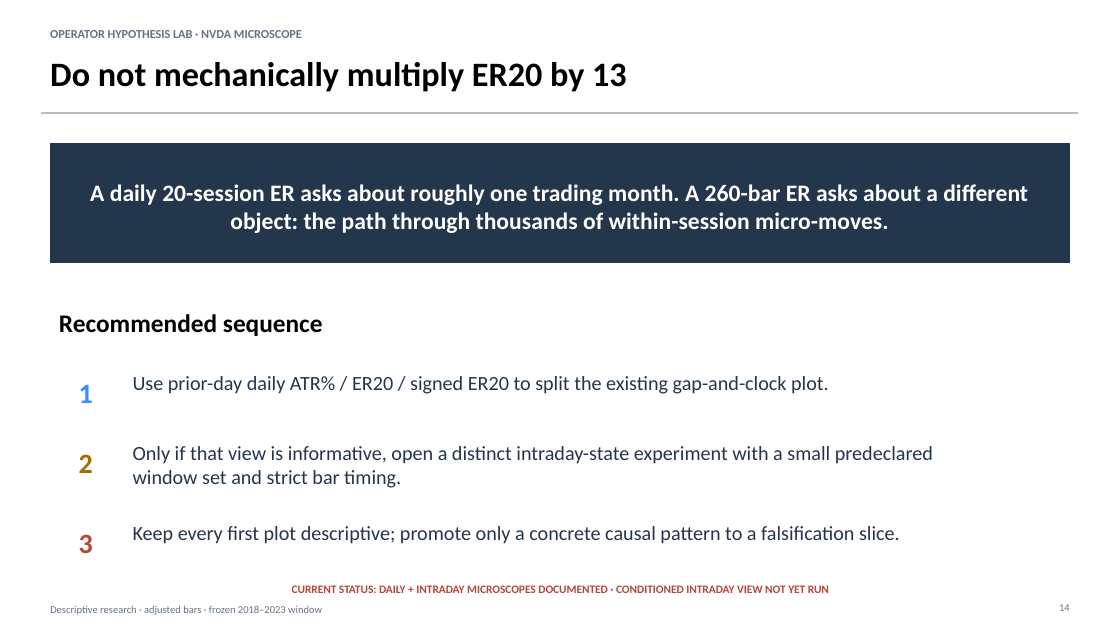
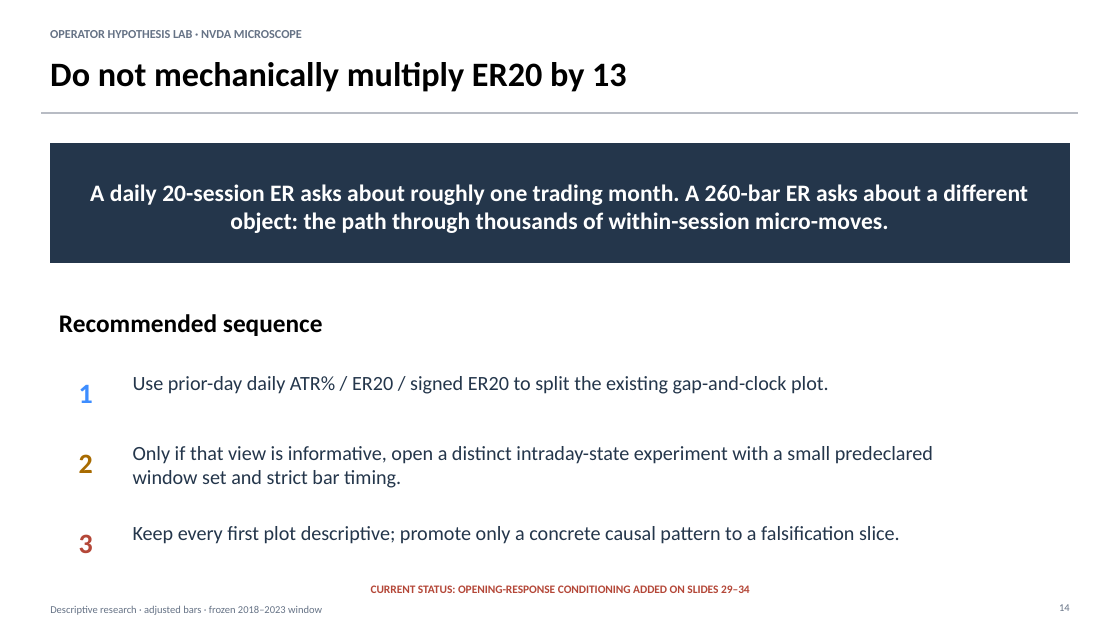
Before and after one commit to Francisc0Franc0/Time-Series-Modeling-Gen5, a slide deck: slide 14 of operator_hypothesis_lab/presentations/nvda_microscope_evidence.pptx. Drawn at 1120x630 pixels with LibreOffice and Linux fonts; fonts in the diff are those of the drawing. Boxes give left, top, right and bottom in pixels: in the first picture for what was removed or moved away, otherwise in the second. Text is boxed around its words. In the diff, an @@ line names an element or a change of style, - is before the commit and + after.

Commit message:
Probe NVDA intraday opening response

```diff
--- a/operator_hypothesis_lab/presentations/nvda_microscope_evidence.pptx
+++ b/operator_hypothesis_lab/presentations/nvda_microscope_evidence.pptx
@@ text at <box>371,585,750,593</box>: text changed @@
-CURRENT STATUS: DAILY + INTRADAY MICROSCOPES DOCUMENTED · CONDITIONED INTRADAY VIEW NOT YET RUN
+CURRENT STATUS: OPENING-RESPONSE CONDITIONING ADDED ON SLIDES 29–34
```
Also in this commit, not shown: 3 other slides changed, 6 slides added, 6 other files.
